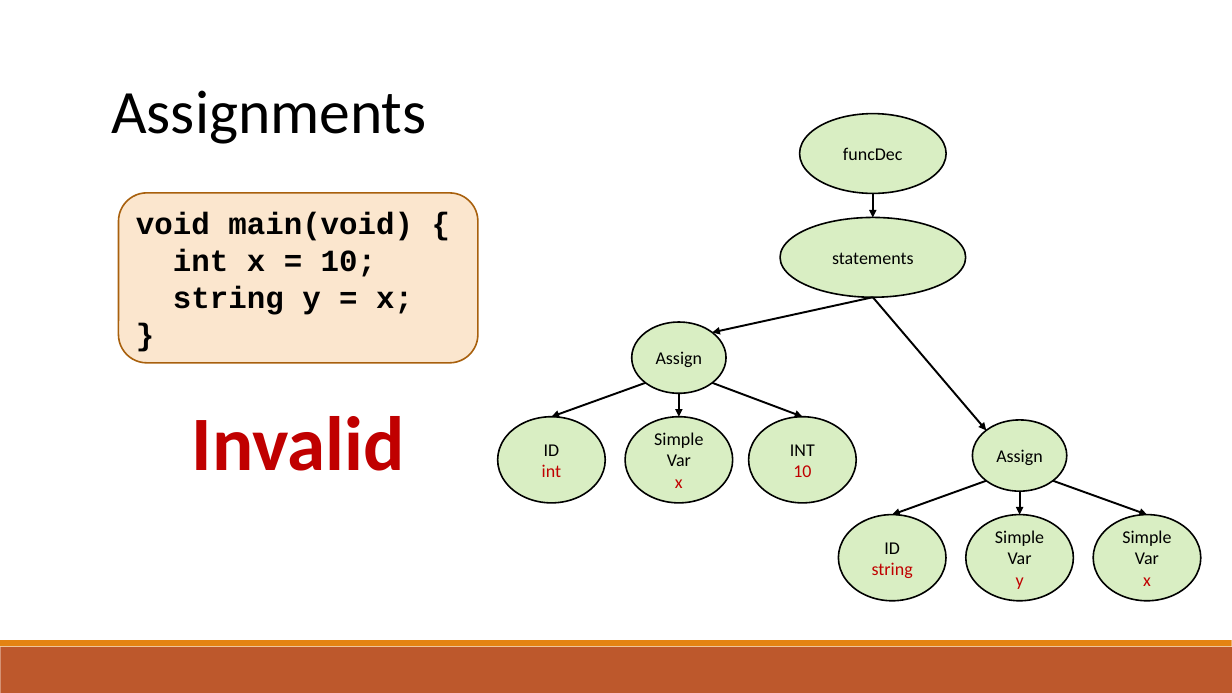
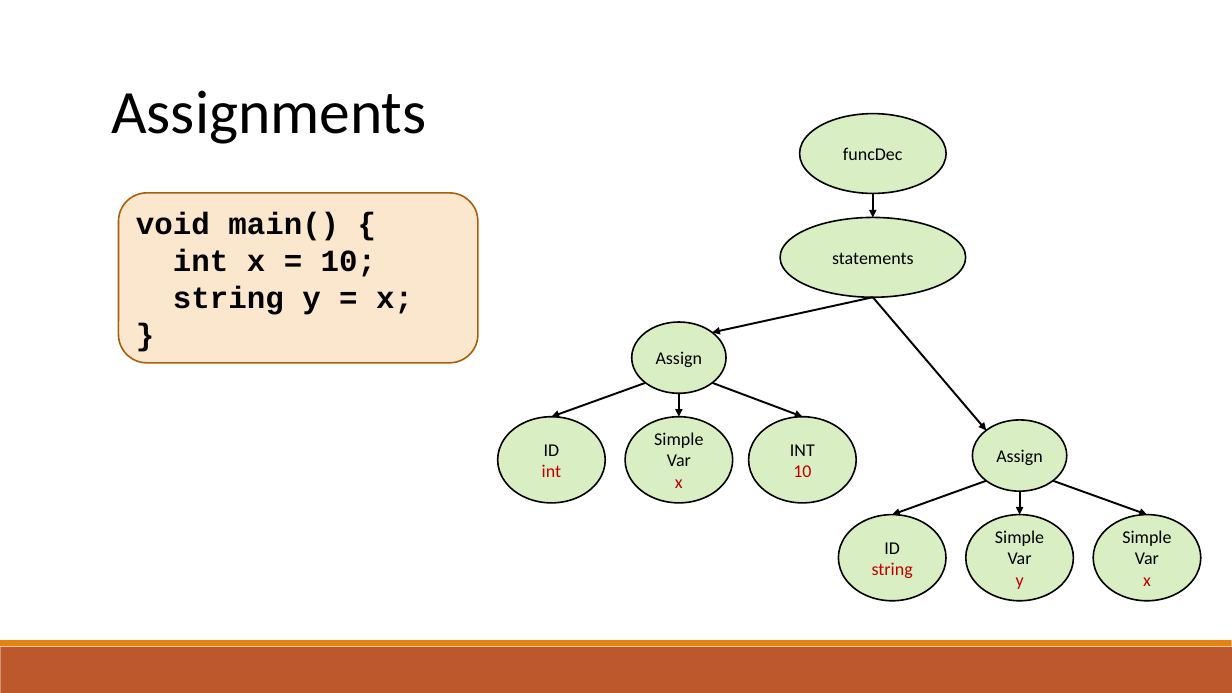
Before and after one commit to raghadzeidan/COMPILATION_TAU_FOR_STUDENTS, a slide deck: slide 14 of new_slides/semantic.pptx (slide 7 before the commit). Drawn at 1232x693 pixels with LibreOffice and Linux fonts; fonts in the diff are those of the drawing. Boxes give left, top, right and bottom in pixels: in the first picture for what was removed or moved away, otherwise in the second. Text is boxed around its words. In the diff, an @@ line names an element or a change of style, - is before the commit and + after.

```diff
--- a/new_slides/semantic.pptx
+++ b/new_slides/semantic.pptx
@@ text in rounded rectangle at box(136, 212, 339, 241): text changed @@
-void main(void) {
+void main() {
@@ text removed at box(192, 416, 405, 471) @@
-Invalid
```
Also in this commit, not shown: 22 other slides changed, 27 slides added, 1 other file.
